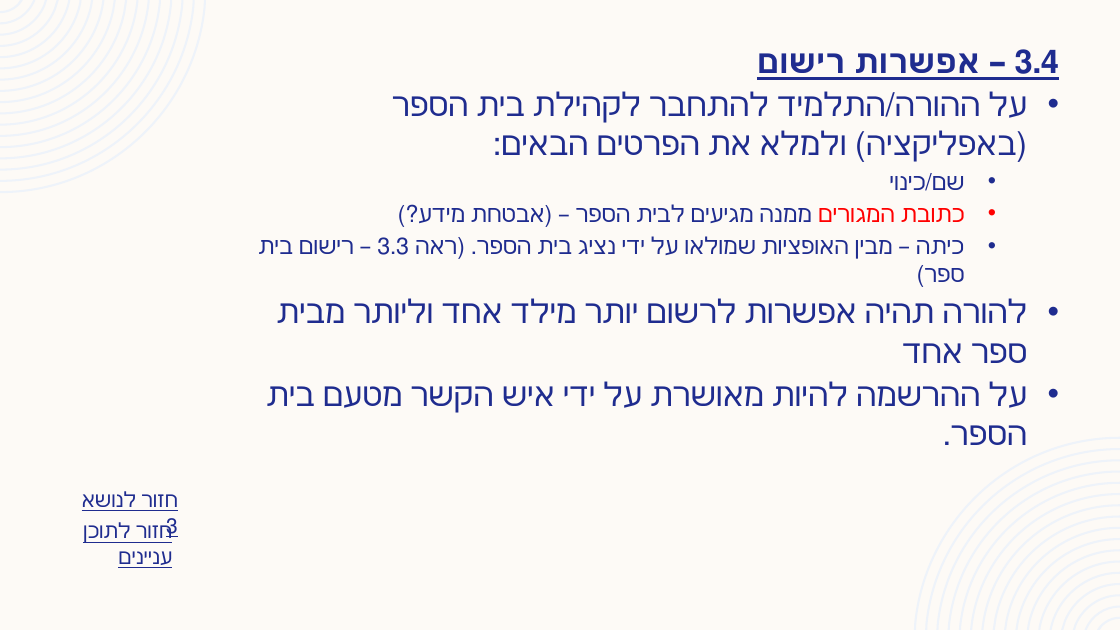
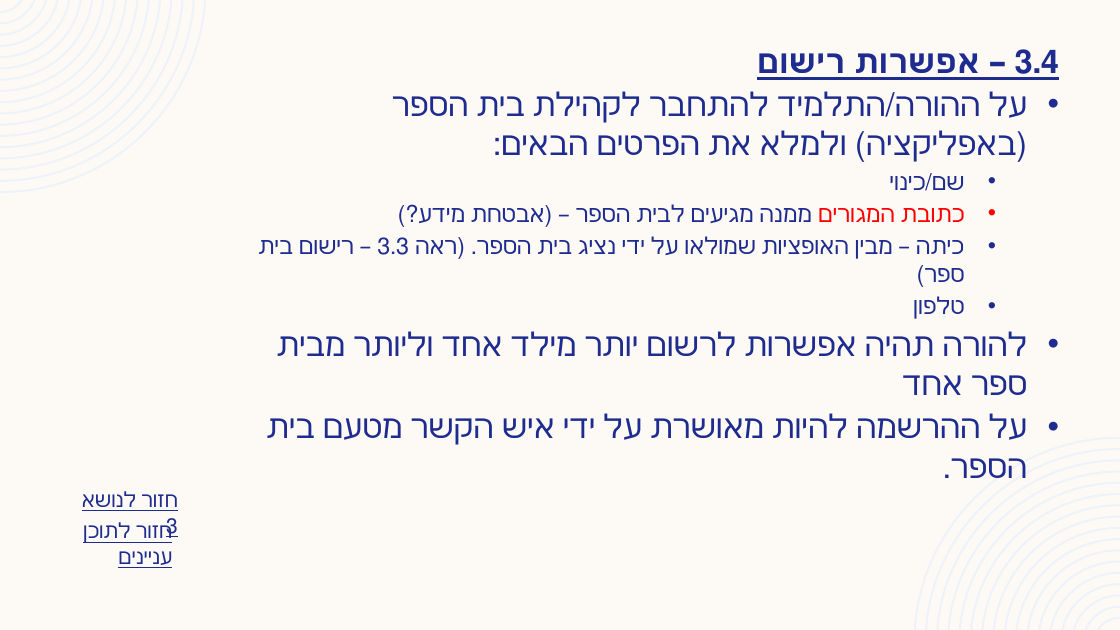
Before and after one commit to Baraglaaim/Baraglaaim-intro, a slide deck: slide 10 of Baraglaaim.pptx. Drawn at 1120x630 pixels with LibreOffice and Linux fonts; fonts in the diff are those of the drawing. Boxes give left, top, right and bottom in pixels: in the first picture for what was removed or moved away, otherwise in the second. Text is boxed around its words. In the diff, an @@ line names an element or a change of style, - is before the commit and + after.

Commit message:
fix the presantation

```diff
--- a/Baraglaaim.pptx
+++ b/Baraglaaim.pptx
@@ text at [913,296,964,319]: paragraph added @@
+    • טלפון
```
